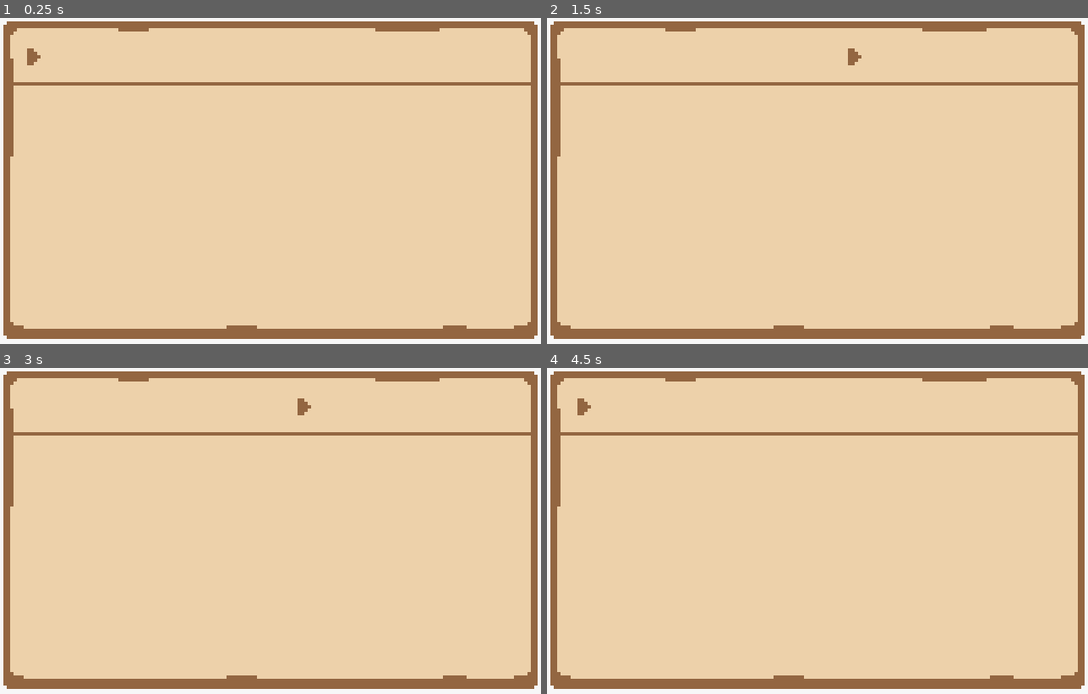
Above: before the commit, frames 1-4 (two rows, left to right).
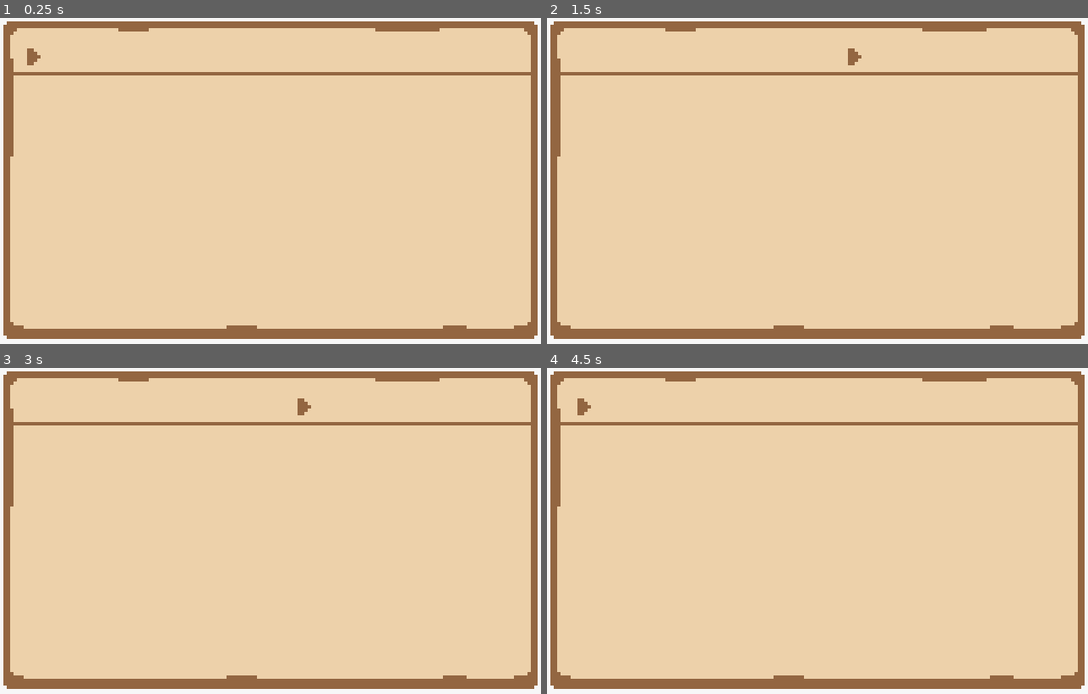
Above: after the commit, the same moments.

Repository: SummonerL/GuildBuilders
Game: Godot game, scene res://Entities/HUD/Depot_Screen.tscn
Same seed, same stepped clock (60 frames per second), same inputs: the game is played once before the commit and once after it. This scene is started directly instead of the project's main scene. Sound files missing from this copy of the repository are replaced by a short silence.
Inputs:
- Up to frame 1 (0.25 s): no input
- Up to frame 2 (1.5 s): tap Enter (ui_accept) at 0.5, 0.77 s; hold Right (ui_right) 0.53-1.28 s; hold Down (ui_down) from 1.28 s (still down)
- Up to frame 3 (3 s): tap Enter (ui_accept) at 1.52 s; release Down (ui_down) at 2.03 s; hold Right (ui_right) 2.03-2.78 s; hold Up (ui_up) from 2.78 s (still down)
- Up to frame 4 (4.5 s): tap Enter (ui_accept) at 3.02, 3.77, 4.25 s; release Up (ui_up) at 3.53 s; hold Left (ui_left) from 3.53 s (still down)

The runs differ from the first frame. In frame 1, 2.0% of the frame differs, in the area x 2-99%, y 16-21%; in frame 2, 2.0%; in frame 3, 2.0%; in frame 4, 2.0%.
Error in both runs: Invalid get index '0' (on base: 'Array'). (res://Autoload/Actions.gd:23)

Commit message:
sort guild items by name

Diff:
--- a/Entities/HUD/Depot_Screen.gd
+++ b/Entities/HUD/Depot_Screen.gd
@@ -97,6 +97,11 @@
 func _on_cant_carry_item_dialogue_completion():
 	#since we just finished with the selection list, unpause input in this node
 	set_process_input(true)
+
+
+# helper function for sorting items by name
+func sort_items_by_name(a, b):
+	return a.name < b.name
 
 # function for moving an item from the depot to unit, or visa/versa
 func transfer_item():
@@ -120,6 +125,9 @@
 	elif (current_inv == SELECTIONS.UNIT):
 		# move to depot
 		guild.current_items.append(item)
+
+		# sort the guild items (for convenience)
+		guild.current_items.sort_custom(self, 'sort_items_by_name')
 
 
 	# reposition the cursor and repopulate the list, now that we've removed that item
Binary file changed: Sprites/hud/depot_info_backdrop_full.png
